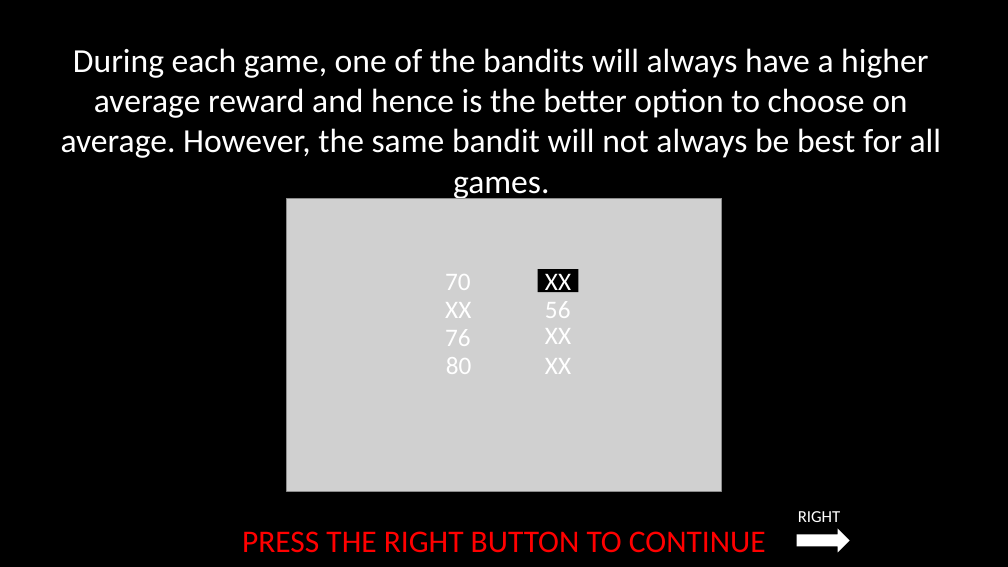
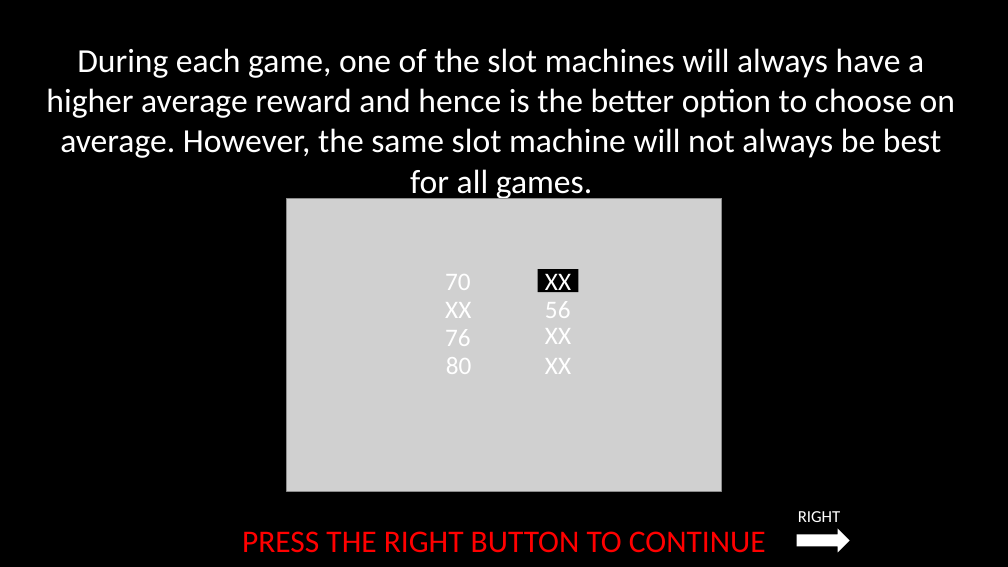
Before and after one commit to laureate-institute-for-brain-research/StimToolOnline, a slide deck: slide 13 of public/js/tasks/horizon/media/horizonInstructions.pptx. Drawn at 1008x567 pixels with LibreOffice and Linux fonts; fonts in the diff are those of the drawing; grey boxes stand for pictures. Boxes give left, top, right and bottom in pixels: in the first picture for what was removed or moved away, otherwise in the second. Text is boxed around its words. In the diff, an @@ line names an element or a change of style, - is before the commit and + after.

```diff
--- a/public/js/tasks/horizon/media/horizonInstructions.pptx
+++ b/public/js/tasks/horizon/media/horizonInstructions.pptx
@@ text at (x1=46, y1=48, x2=955, y2=158): text changed @@
-During each game, one of the bandits will always have a higher average reward and hence is the better option to choose on average. However, the same bandit will not always be best for all games.
+During each game, one of the slot machines will always have a higher average reward and hence is the better option to choose on average. However, the same slot machine will not always be best for all games.
```
Also in this commit, not shown: 14 other slides changed, 4 other files.
